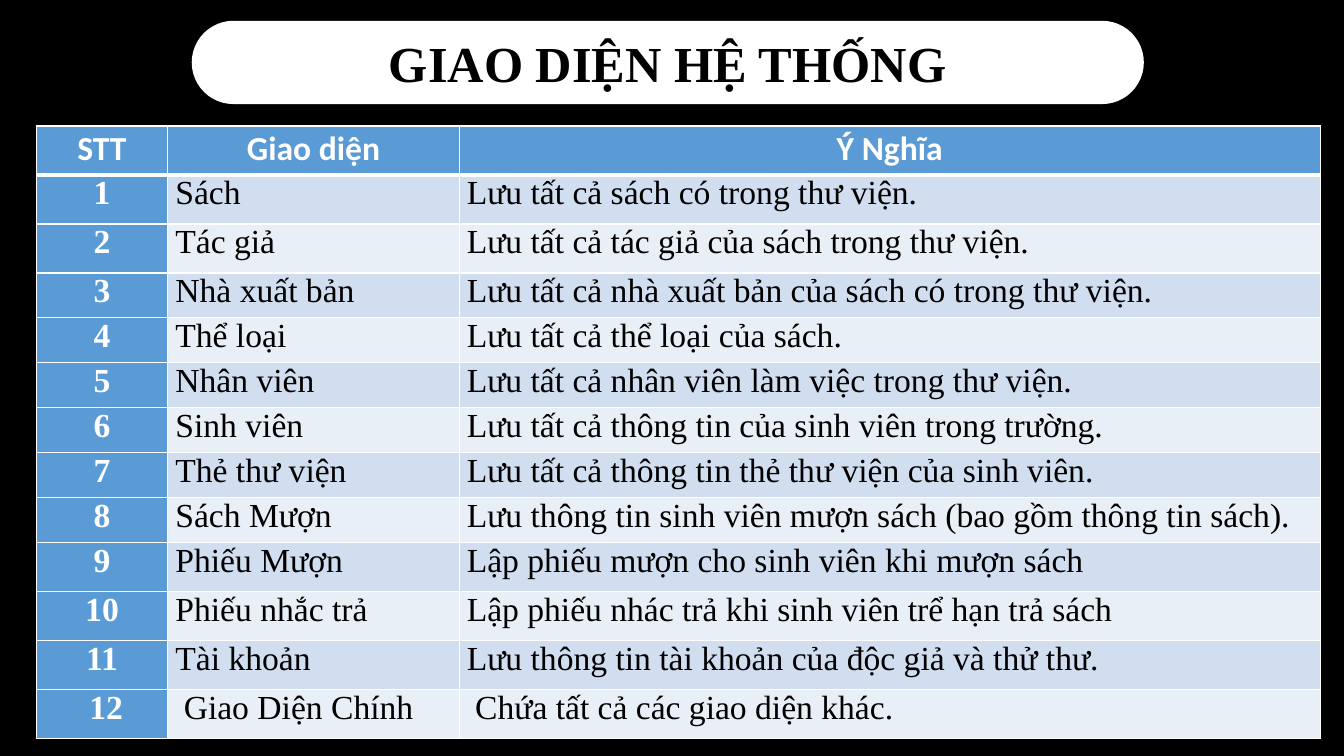
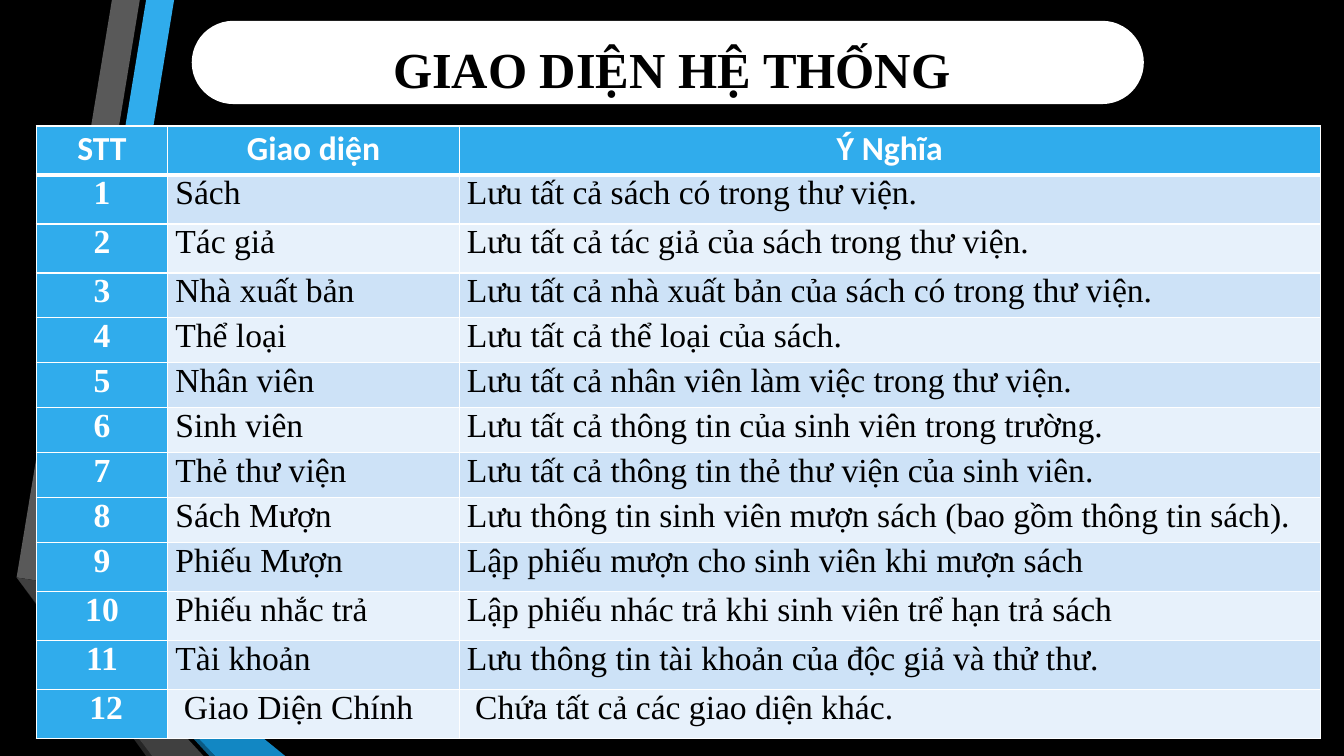
Before and after one commit to KVang05112002/QLYTHUVIEN, a slide deck: slide 7 of DoAn_QuanLyThuVien.pptx (slide 12 before the commit). Drawn at 1344x756 pixels with LibreOffice and Linux fonts; fonts in the diff are those of the drawing. Boxes give left, top, right and bottom in pixels: in the first picture for what was removed or moved away, otherwise in the second. Text is boxed around its words. In the diff, an @@ line names an element or a change of style, - is before the commit and + after.

```diff
--- a/DoAn_QuanLyThuVien.pptx
+++ b/DoAn_QuanLyThuVien.pptx
@@ text "GIAO DIỆN HỆ THỐNG": place and size @@
-text "GIAO DIỆN HỆ THỐNG" at box(389, 42, 946, 92)
+text "GIAO DIỆN HỆ THỐNG" at box(393, 48, 950, 98)
@@ table at box(36, 126, 1321, 739) @@
@@ fill #5B9BD5 to #30ACEC in 15 cells @@
@@ fill #D2DEEF to #CDE3F8 in 12 cells @@
@@ fill #EAEFF7 to #E8F1FB in 12 cells @@
@@ group added at box(16, 0, 285, 756): 6 freeform shapes @@
```
Also in this commit, not shown: 5 other slides changed, 3 slides added, 8 slides removed, 13 other files.
